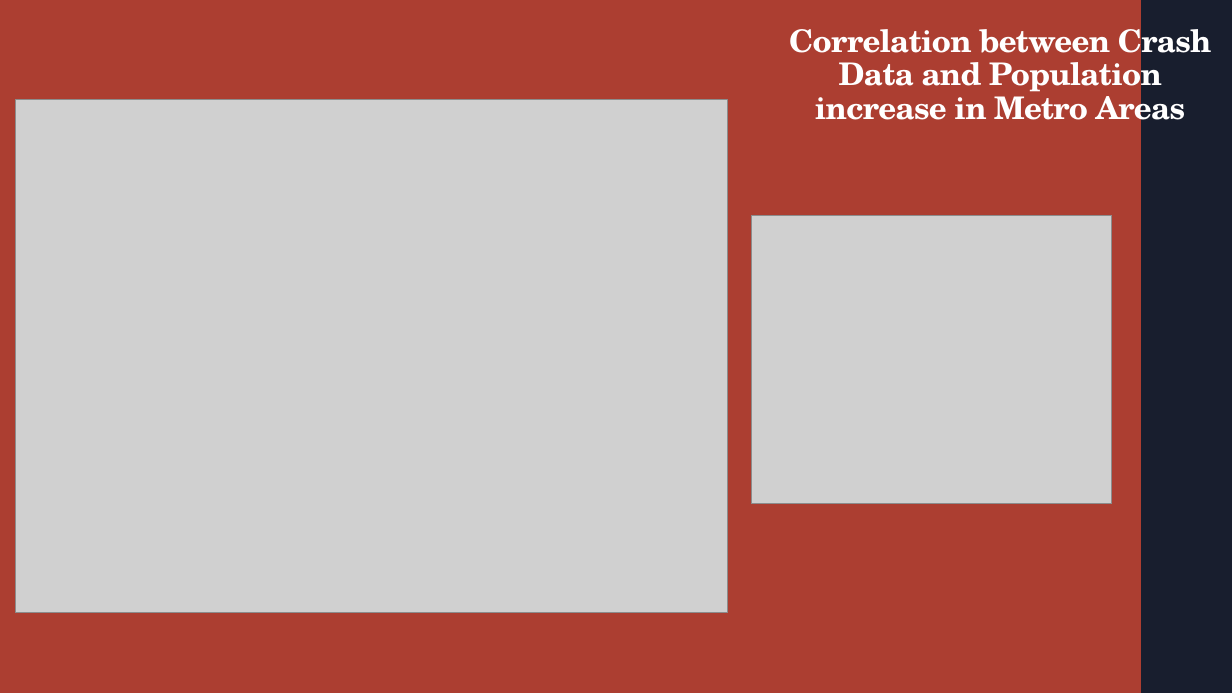
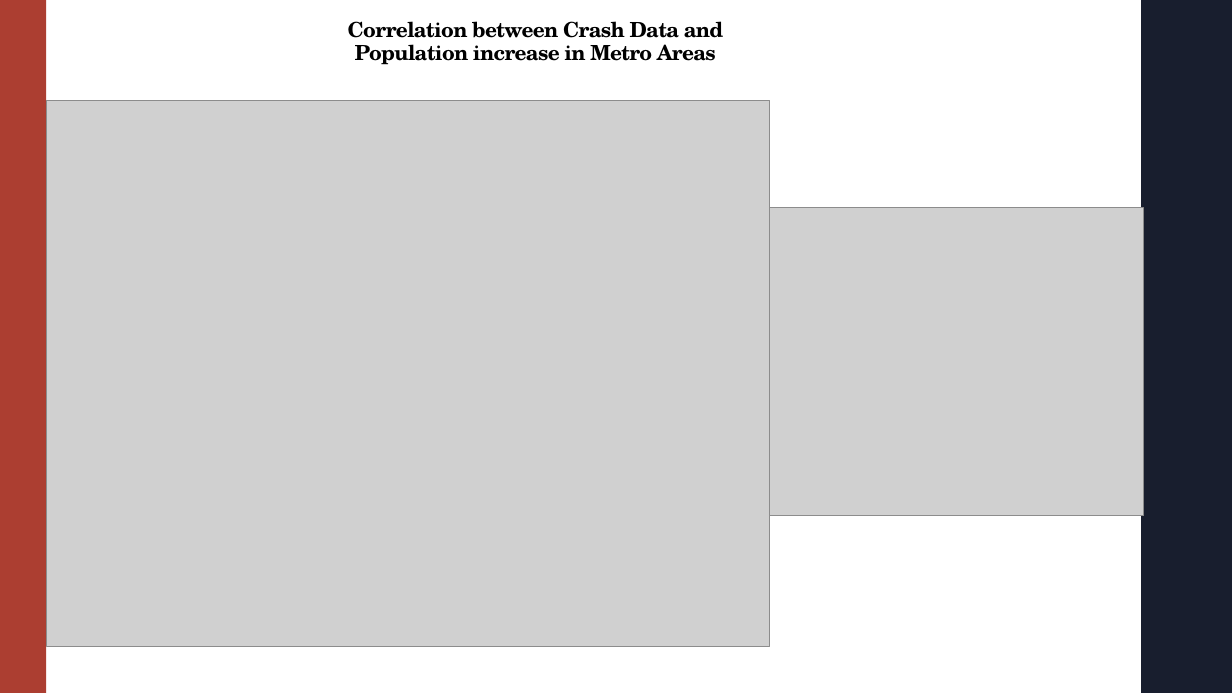
Before and after one commit to igoike/Capstone, a slide deck: slide 9 of Capstone_Presentation.pptx (slide 8 before the commit). Drawn at 1232x693 pixels with LibreOffice and Linux fonts; fonts in the diff are those of the drawing; grey boxes stand for pictures. Boxes give left, top, right and bottom in pixels: in the first picture for what was removed or moved away, otherwise in the second. Text is boxed around its words. In the diff, an @@ line names an element or a change of style, - is before the commit and + after.

```diff
--- a/Capstone_Presentation.pptx
+++ b/Capstone_Presentation.pptx
@@ background #AC3E31 to #FFFFFF @@
@@ rectangle added at bbox=[0, 0, 46, 693], fill #AC3E31 @@
@@ title "Correlation between Crash Data and ...": place and size @@
-title "Correlation between Crash Data and ..." at bbox=[789, 20, 1212, 130]
+title "Correlation between Crash Data and ..." at bbox=[348, 21, 724, 65]
@@ title "Correlation between Crash Data and ..." at bbox=[348, 21, 724, 65]: size 24.3 to 16.2 pt, text colour #FFFFFF to #000000 @@
@@ rectangle removed at bbox=[1141, 0, 1232, 693] @@
@@ rectangle added at bbox=[1141, 0, 1232, 693], fill #181E2E @@
@@ picture: place and size @@
-picture at bbox=[16, 100, 727, 613]
+picture at bbox=[46, 100, 770, 647]
@@ picture: place and size @@
-picture at bbox=[751, 215, 1112, 504]
+picture at bbox=[770, 208, 1144, 516]
```
Also in this commit, not shown: 4 other slides changed, 5 slides added, 5 slides removed, 12 other files.
